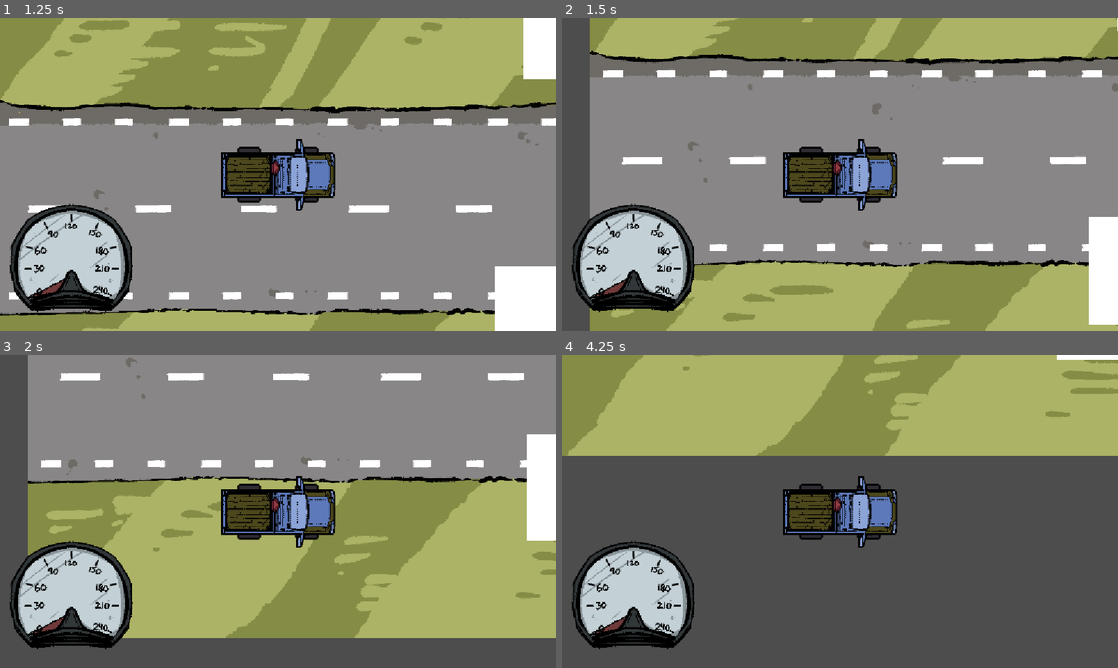
Above: before the commit, frames 1-4 (two rows, left to right).
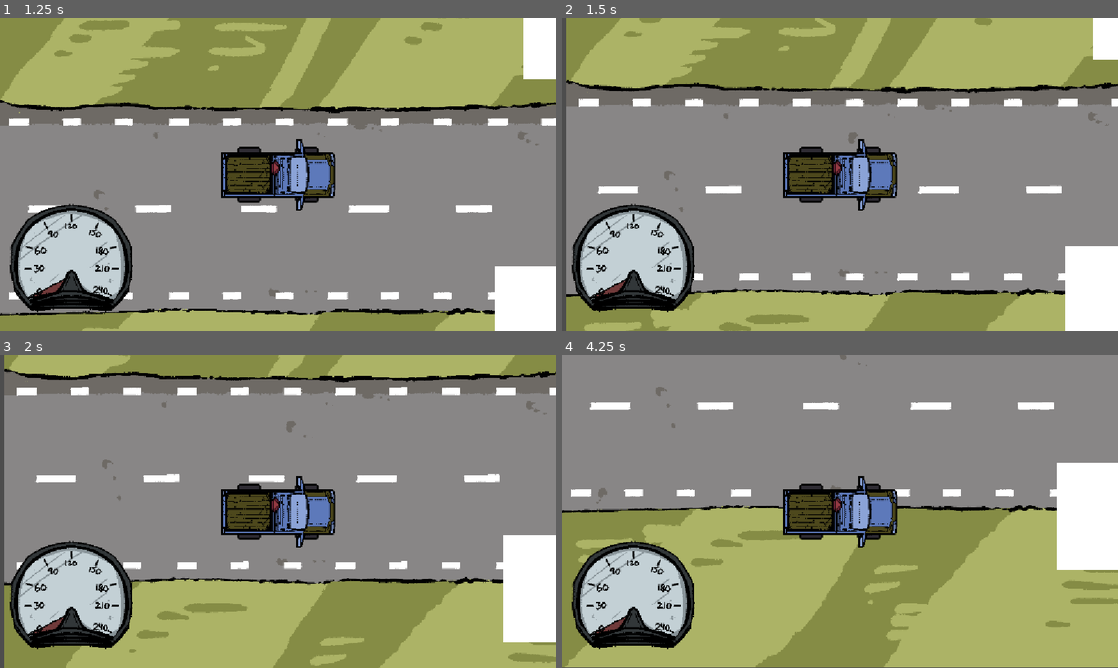
Above: after the commit, the same moments.

Repository: midenfors/project-epa
Game: Godot game, scene res://Scenes/UI/main_menu.tscn
Same seed, same stepped clock (60 frames per second), same inputs: the game is played once before the commit and once after it.
Inputs:
- Up to frame 1 (1.25 s): click "Start" at 0.5 s
- Up to frame 2 (1.5 s): tap Enter at 1.25 s; hold D (Turn Right) from 1.28 s (still down); tap S (Break) at 1.35 s
- Up to frame 3 (2 s): keep holding D (Turn Right)
- Up to frame 4 (4.25 s): release D (Turn Right) at 2.03 s; hold A (Turn Left) 2.03-2.78 s; tap W (Gas) at 2.1, 3.6 s; hold D (Turn Right) from 2.78 s (still down); tap S (Break) at 2.85 s

Frame 1 is identical in both runs. In frame 2, 32% of the frame differs, in the area x 0-100%, y 0-100%; in frame 3, 58%; in frame 4, 90%.

Commit message:
speedometer when throttle works

Diff:
--- a/Scenes/UI/hud.tscn
+++ b/Scenes/UI/hud.tscn
@@ -2,16 +2,18 @@
 
 [ext_resource type="Script" uid="uid://dniaxkkyve3iq" path="res://Scripts/speedometer.gd" id="1_8glcj"]
 [ext_resource type="Texture2D" uid="uid://bdms7jtderd63" path="res://Assets/Art/Speedometer_Background.png" id="1_fdl0h"]
+[ext_resource type="Script" uid="uid://cxiogb40yjcxn" path="res://Scripts/hud.gd" id="1_vsu76"]
 [ext_resource type="Texture2D" uid="uid://c2tv6xdth32vj" path="res://Assets/Art/Speedometer_Arrow.png" id="2_8glcj"]
 [ext_resource type="Texture2D" uid="uid://diunf0q6dtv5p" path="res://Assets/Art/Speedometer_Top.png" id="3_vsu76"]
 
-[node name="HUD" type="Control" unique_id=341932580]
+[node name="HUD" type="Control" unique_id=341932580 groups=["HUD"]]
 layout_mode = 3
 anchors_preset = 15
 anchor_right = 1.0
 anchor_bottom = 1.0
 grow_horizontal = 2
 grow_vertical = 2
+script = ExtResource("1_vsu76")
 
 [node name="Speedometer" type="Control" parent="." unique_id=340154884]
 layout_mode = 1
--- a/Scripts/car.gd
+++ b/Scripts/car.gd
@@ -1,15 +1,18 @@
 class_name Car
 extends CharacterBody2D
 
-@export var speed : float = 1000
-@export var steering_speed : float = 500
+@export var speed : float = 250
+@export var steering_speed : float = 200
 
 var on_grass : bool = false
 
+var speedometer : Speedometer
+
 func _ready() -> void:
-	pass
+	speedometer = get_node("../CanvasLayer/HUD/Speedometer")
 
-func _physics_process(delta: float) -> void:
+
+func _physics_process(_delta: float) -> void:
 
 	var throttle_modifier : float = 1.0
 	if on_grass: throttle_modifier *= 0.5
@@ -17,6 +20,11 @@
 	var input_throttle = Input.get_axis("Break", "Gas") * throttle_modifier
 	var input_steering = Input.get_axis("Turn Left", "Turn Right")
 
+	if input_throttle > 0:
+		speedometer.set_arrow_to_degrees(-75)
+	else:
+		speedometer.set_arrow_to_zero()
+
 	velocity.x = input_throttle * speed
 	velocity.y = input_steering * steering_speed
 
--- /dev/null
+++ b/Scripts/hud.gd
@@ -0,0 +1,6 @@
+extends Control
+
+@export var speedometer : Speedometer
+
+func _ready() -> void:
+	speedometer = $Speedometer
--- a/Scripts/speedometer.gd
+++ b/Scripts/speedometer.gd
@@ -1,9 +1,16 @@
 extends Control
+class_name Speedometer
 
-@onready var arrow = $Arrow
+@export var arrow : Sprite2D
 
 func _ready() -> void:
+	arrow = $Arrow
 	set_arrow_to_zero()
 
+# Nollställer till noll på mätaren
 func set_arrow_to_zero():
 	arrow.rotation_degrees = -110
+
+# Sätter pilens rotering gradvis
+func set_arrow_to_degrees(value):
+	arrow.rotation_degrees = value
--- a/Scripts/world.gd
+++ b/Scripts/world.gd
@@ -1,11 +1,6 @@
 extends Node
 
-
-
 func _ready() -> void:
-	pass
-
-func _process(delta: float) -> void:
 	pass
 
 func _on_grass_area_body_entered(body: Node2D) -> void:
@@ -13,7 +8,6 @@
 	car.on_grass = true
 	pass # Replace with function body.
 
-
 func _on_grass_area_body_exited(body: Node2D) -> void:
 	var car : Car = body as Car
 	car.on_grass = false
--- a/project.godot
+++ b/project.godot
@@ -23,6 +23,14 @@
 
 window/stretch/mode="canvas_items"
 window/stretch/aspect="expand"
+
+[editor]
+
+movie_writer/movie_file="/home/atomicmage/Documents/Programming/Godot/project-epa/builds/test.avi"
+
+[global_group]
+
+HUD=""
 
 [input]
 
@@ -51,6 +59,11 @@
 "events": [Object(InputEventKey,"resource_local_to_scene":false,"resource_name":"","device":-1,"window_id":0,"alt_press …(192 unchanged characters)…
 ]
 }
+Boost={
+"deadzone": 0.2,
+"events": [Object(InputEventKey,"resource_local_to_scene":false,"resource_name":"","device":-1,"window_id":0,"alt_pressed":false,"shift_pressed":false,"ctrl_pressed":false,"meta_pressed":false,"pressed":false,"keycode":0,"physical_keycode":32,"key_label":0,"unicode":32,"location":0,"echo":false,"script":null)
+]
+}
 
 [layer_names]
 
Not shown, added: Scripts/hud.gd.uid
Not shown, added: builds/test.avi
